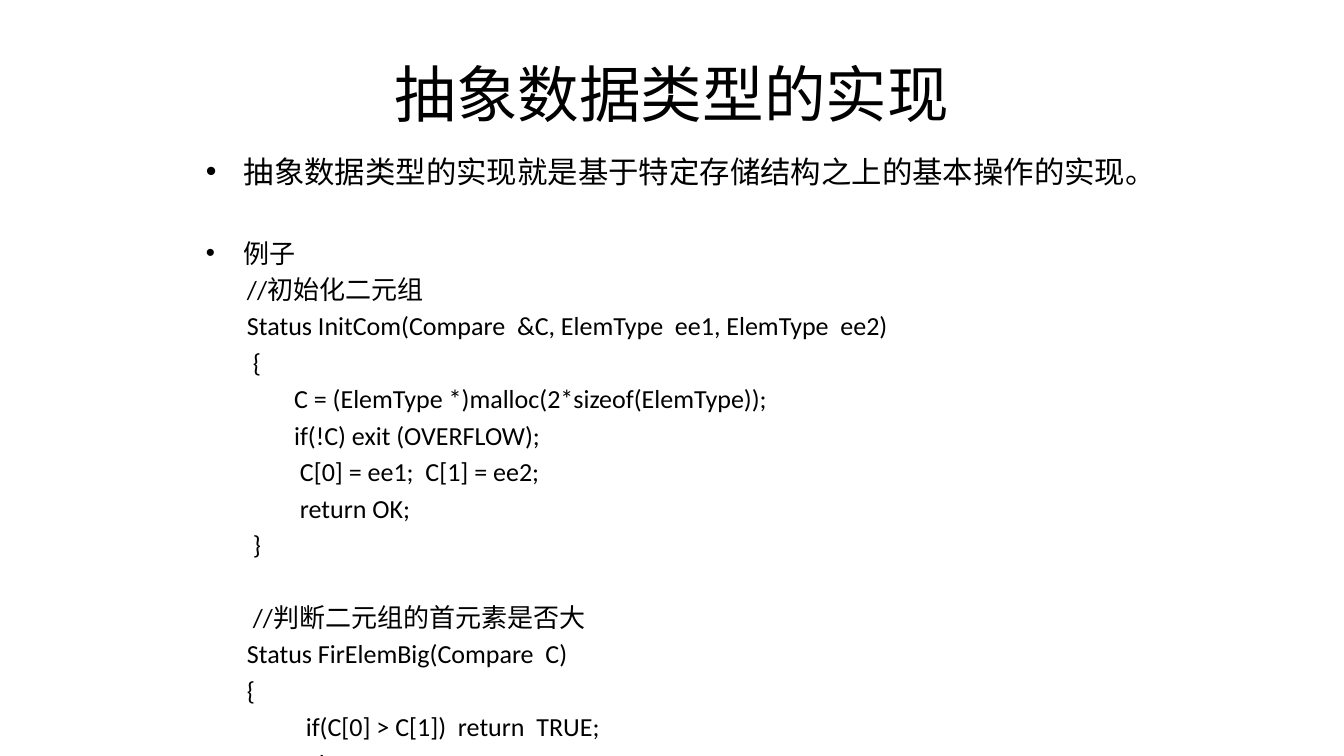
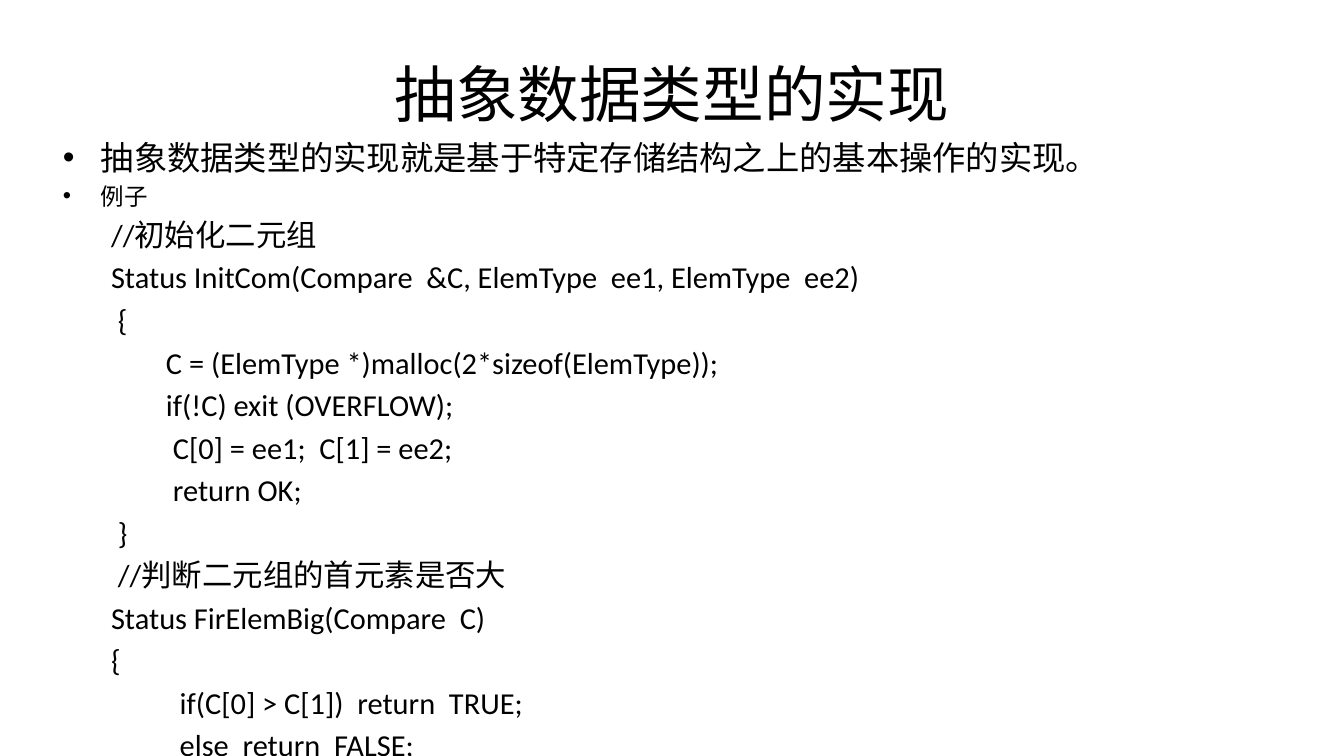
Before and after one commit to Gempittance/Data_Structur_Build, a slide deck: slide 26 of 数据结构PPT/ds1.pptx. Drawn at 1344x756 pixels with LibreOffice and Linux fonts; fonts in the diff are those of the drawing. Boxes give left, top, right and bottom in pixels: in the first picture for what was removed or moved away, otherwise in the second. Text is boxed around its words. In the diff, an @@ line names an element or a change of style, - is before the commit and + after.

```diff
--- a/数据结构PPT/ds1.pptx
+++ b/数据结构PPT/ds1.pptx
@@ text "抽象数据类型的实现就是基于特定存储结构之上的基本操作的实现。": place and size @@
-text "抽象数据类型的实现就是基于特定存储结构之上的基本操作的实现。" at (244,157,1156,740)
+text "抽象数据类型的实现就是基于特定存储结构之上的基本操作的实现。" at (101,142,1099,718)
@@ text "抽象数据类型的实现就是基于特定存储结构之上的基本操作的实现。" at (101,142,1099,718): size 21.7 to 23.8 pt in "抽象数据类型的实现就是基于特定存储结构之上的基本操作的实现。"; size 18.6 to 16.8 pt in "例子"; size 18.6 to 21.7 pt in "//初始化二元组", "Status InitCom(Compare &C, ElemType ee1, ElemType ee2)", "{", "C = (ElemType *)malloc(2*sizeof(ElemType));" and 10 more places @@
```
Also in this commit, not shown: 9 other slides changed, 1 slide added.
